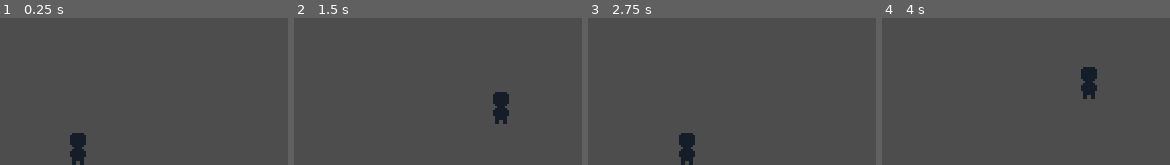
Above: before the commit, frames 1-4 (left to right).
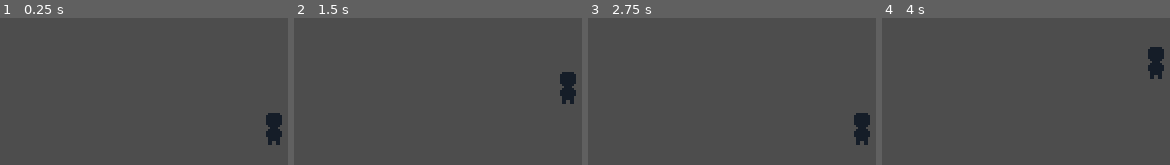
Above: after the commit, the same moments.

Repository: wllfaria/killstreak
Game: Godot game, scene res://modules/levels/level-one/level-one.tscn
Two runs of this game, one before a commit and one after it. Both use one fixed random seed, a clock stepped at 60 frames per second and the inputs below.
Inputs:
- Up to frame 1 (0.25 s): no input
- Up to frame 2 (1.5 s): tap Enter at 0.5 s; hold E (dash) 0.53-1.28 s; hold Right (move_right) from 0.53 s (still down); tap Space (jump) at 0.77 s; tap E (dash) at 1.35 s
- Up to frame 3 (2.75 s): tap Space (jump) at 1.52 s; release Right (move_right) at 2.03 s; hold Left (move_left) from 2.03 s (still down); hold E (dash) from 2.03 s (still down)
- Up to frame 4 (4 s): release Left (move_left) at 2.78 s; release E (dash) at 2.78 s; hold Right (move_right) from 2.78 s (still down); tap E (dash) at 2.85 s; tap Space (jump) at 3.02, 3.77 s; hold E (dash) from 3.53 s (still down)

The runs differ from the first frame. In frame 1, 2.0% of the frame differs, in the area x 24-98%, y 64-100%; in frame 2, 2.0%; in frame 3, 2.0%; in frame 4, 2.0%.
Error before the commit: Attempt to call function 'apply_smoothened_shake' in base 'null instance' on a null instance. (res://modules/characters/player/player.gd:45)

Commit message:
feat: adding health and hurtbox components

Diff:
--- /dev/null
+++ b/components/health_component.gd
@@ -0,0 +1,66 @@
+class_name HealthComponent
+extends Node
+
+signal health_changed(health_update: HealthUpdate)
+signal died()
+@export var max_health: float = 10.0: set = set_max_health
+
+var current_health: float = 10.0: set = set_current_health
+var has_health_remaining = func() -> bool: return !is_equal_approx(current_health, 0.0)
+var current_health_percent = func() -> float: return current_health / max_health if max_health > 0 else 0.0
+var is_damaged = func() -> bool: return current_health < max_health
+var _has_died: bool
+var _current_health: float
+
+
+func _ready():
+	initialize_health()
+
+
+func damage(amount: float) -> void:
+	current_health -= amount
+
+
+func heal(amount: float) -> void:
+	damage(-amount)
+
+
+func initialize_health() -> void:
+	current_health = max_health
+
+
+func set_max_health(value: float) -> void:
+	max_health = value
+	if current_health > max_health:
+		current_health = max_health
+
+
+func set_current_health(value: float) -> void:
+	var previous_health: float = _current_health
+	_current_health = clamp(value, 0, max_health)
+	var health_update = HealthUpdate.new(
+		previous_health,
+		_current_health,
+		max_health,
+		current_health_percent.call(),
+		_current_health > previous_health
+	)
+	emit_signal("health_changed", health_update)
+	if has_health_remaining.call() and not _has_died:
+		_has_died = true
+		emit_signal("died")
+
+
+class HealthUpdate:
+	var previous_health: float
+	var current_health: float
+	var max_health: float
+	var health_percent: float
+	var is_heal: bool
+
+	func _init(_previous_health: float, _current_health: float, _max_health: float, _health_percent: float, _is_heal: bool):
+		self.previous_health = _previous_health
+		self.current_health = _current_health
+		self.max_health = _max_health
+		self.health_percent = _health_percent
+		self.is_heal = _is_heal
--- /dev/null
+++ b/components/hurtbox_component.gd
@@ -0,0 +1,5 @@
+class_name HurtboxComponent
+extends Area2D
+
+
+@export var health_component: NodePath
--- /dev/null
+++ b/modules/characters/bat/bat.tscn
@@ -0,0 +1,33 @@
+[gd_scene load_steps=6 format=3 uid="uid://codh52uarg1io"]
+
+[ext_resource type="Texture2D" uid="uid://cv2hstefqla7v" path="res://modules/characters/bat/assets/bat.png" id="1_3bn1w"]
+[ext_resource type="Script" path="res://components/health_component.gd" id="2_01oui"]
+[ext_resource type="Script" path="res://components/hurtbox_component.gd" id="3_tkqqg"]
+
+[sub_resource type="RectangleShape2D" id="RectangleShape2D_d5318"]
+size = Vector2(7, 10)
+
+[sub_resource type="RectangleShape2D" id="RectangleShape2D_0pjo3"]
+size = Vector2(7, 10)
+
+[node name="Bat" type="CharacterBody2D"]
+
+[node name="BatSprite" type="Sprite2D" parent="."]
+texture = ExtResource("1_3bn1w")
+hframes = 5
+
+[node name="BatCollision" type="CollisionShape2D" parent="."]
+position = Vector2(1.5, 1)
+shape = SubResource("RectangleShape2D_d5318")
+
+[node name="HealthComponent" type="Node" parent="."]
+script = ExtResource("2_01oui")
+max_health = 100.0
+
+[node name="HurtboxComponent" type="Area2D" parent="."]
+script = ExtResource("3_tkqqg")
+health_component = NodePath("../HealthComponent")
+
+[node name="HurtboxCollision" type="CollisionShape2D" parent="HurtboxComponent"]
+position = Vector2(1.5, 1)
+shape = SubResource("RectangleShape2D_0pjo3")
--- a/modules/characters/player/player.gd
+++ b/modules/characters/player/player.gd
@@ -37,13 +37,8 @@
 @onready var inner_right_raycast: RayCast2D = $InnerRight
 @onready var wall_slide_cooldown: Timer = $WallSlideCooldown
 
-@onready var shaky_camera: ShakyCamera = $ShakyCamera
-
 
 func _input(_event):
-	if Input.is_action_pressed("dash"):
-		shaky_camera.apply_smoothened_shake(0.3)
-
 	if not ($StateMachine/Dash as Dash).is_dashing():
 		var dash_direction := Input.get_vector("move_left" , "move_right", "move_up", "move_down")
 		facing_direction = dash_direction
--- a/modules/characters/player/player.tscn
+++ b/modules/characters/player/player.tscn
@@ -1,8 +1,8 @@
 [gd_scene load_steps=11 format=3 uid="uid://clxyccn3661l7"]
 
 [ext_resource type="Script" path="res://modules/characters/player/player.gd" id="1_ejux3"]
+[ext_resource type="Texture2D" uid="uid://5mdv2e2h3gvj" path="res://modules/characters/player/assets/player.png" id="2_3m7jl"]
 [ext_resource type="Script" path="res://components/state_machine.gd" id="2_m5m7h"]
-[ext_resource type="Texture2D" uid="uid://5mdv2e2h3gvj" path="res://modules/characters/assets/player.png" id="2_rkmli"]
 [ext_resource type="Script" path="res://modules/characters/player/run_state.gd" id="3_5n1uf"]
 [ext_resource type="Script" path="res://modules/characters/player/idle_state.gd" id="4_wsyli"]
 [ext_resource type="Script" path="res://modules/characters/player/jump_state.gd" id="5_g0fwc"]
@@ -22,7 +22,7 @@
 vertical_dash_speed = 180.0
 
 [node name="PlayerSprite" type="Sprite2D" parent="."]
-texture = ExtResource("2_rkmli")
+texture = ExtResource("2_3m7jl")
 
 [node name="CollisionShape2D" type="CollisionShape2D" parent="."]
 position = Vector2(0, 2)
--- a/modules/levels/level-one/level-one.tscn
+++ b/modules/levels/level-one/level-one.tscn
@@ -1,6 +1,7 @@
-[gd_scene load_steps=6 format=3 uid="uid://6kp8uwn2mjh6"]
+[gd_scene load_steps=7 format=3 uid="uid://6kp8uwn2mjh6"]
 
 [ext_resource type="PackedScene" uid="uid://clxyccn3661l7" path="res://modules/characters/player/player.tscn" id="1_7o3j5"]
+[ext_resource type="Script" path="res://components/zooming_camera.gd" id="2_1scrd"]
 
 [sub_resource type="RectangleShape2D" id="RectangleShape2D_tvfph"]
 size = Vector2(320, 20)
@@ -27,6 +28,11 @@
 coyote_jump_delay = 0.1
 dash_speed = 240.0
 
+[node name="ZoomingCamera" type="Camera2D" parent="Player"]
+limit_bottom = 190
+script = ExtResource("2_1scrd")
+enable_zoom = false
+
 [node name="Ground" type="Node" parent="."]
 
 [node name="StaticBody2D" type="StaticBody2D" parent="Ground"]
--- a/project.godot
+++ b/project.godot
@@ -13,7 +13,6 @@
 config/name="Killstreak"
 run/main_scene="res://modules/levels/level-one/level-one.tscn"
 config/features=PackedStringArray("4.1", "GL Compatibility")
-config/icon="res://icon.svg"
 
 [display]
 
Binary file removed: modules/characters/assets/player.aseprite
Binary file added: modules/characters/bat/assets/bat.png
Not shown, changed: modules/characters/bat/assets/bat.png.import
Renamed: modules/characters/assets/player.png -> modules/characters/player/assets/player.png
Not shown, added: modules/characters/player/assets/player.png.import
